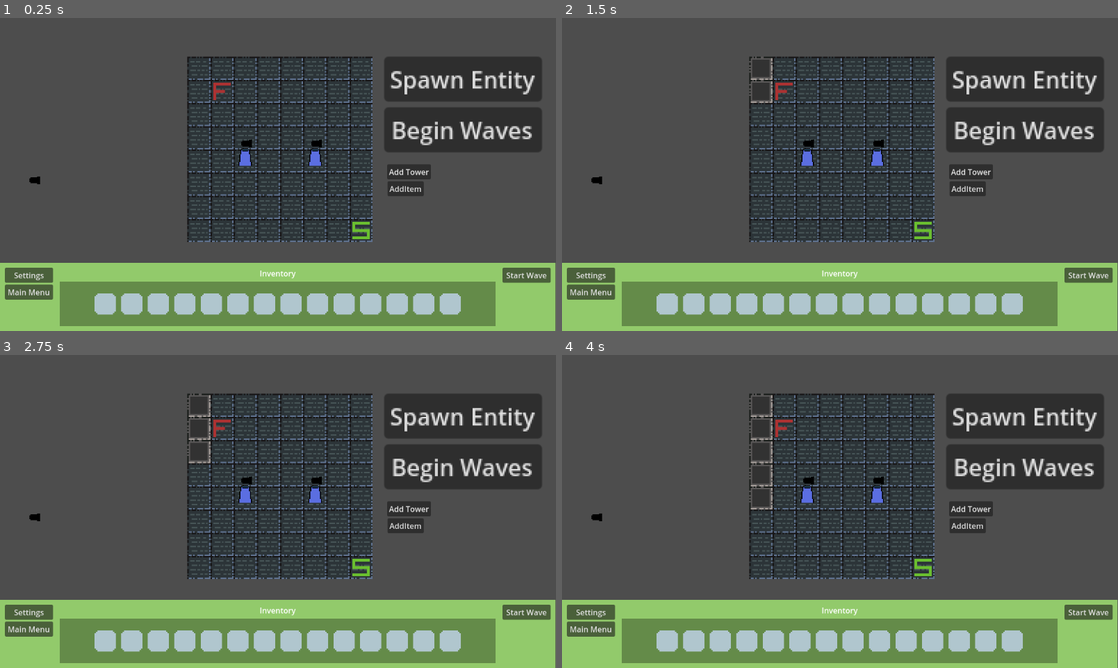
Above: before the commit, frames 1-4 (two rows, left to right).
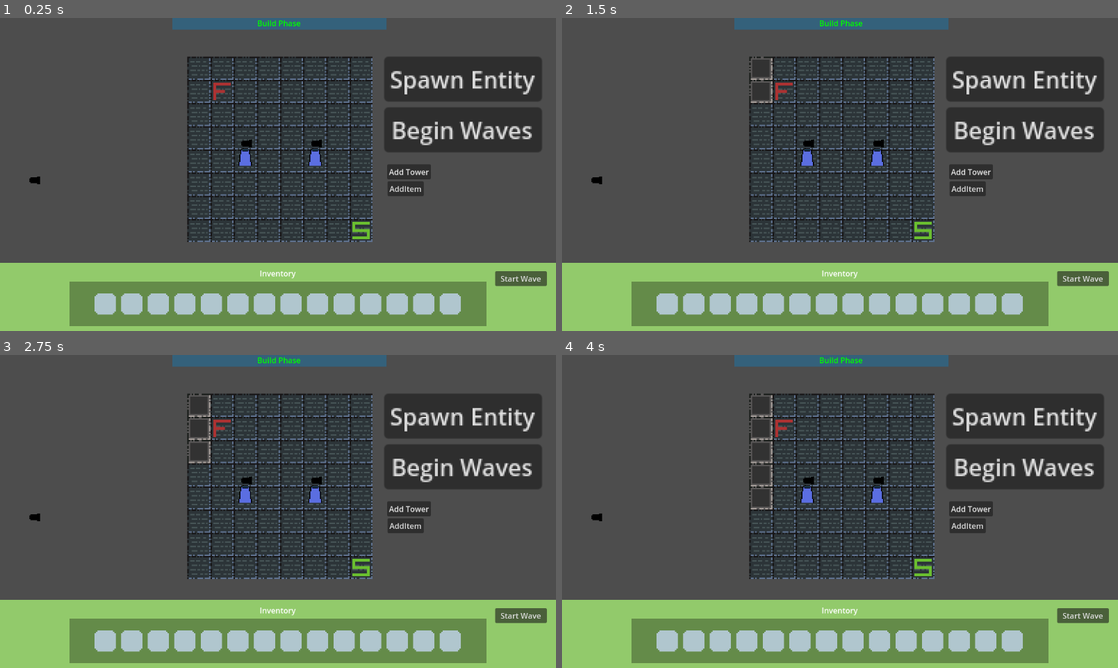
Above: after the commit, the same moments.

Repository: Shmupo/BrackeysGJ-TdGame
Game: Godot game, scene res://Scenes/TestScene.tscn
Two runs of this game, one before a commit and one after it. Both use one fixed random seed, a clock stepped at 60 frames per second and the inputs below.
Inputs (mouse positions are in pixels of both pictures, inside the frame that each line leads up to):
- Up to frame 1 (0.25 s): no input
- Up to frame 2 (1.5 s): click (762, 68) at 0.52 s; click (762, 89) at 1.27 s
- Up to frame 3 (2.75 s): click (200, 452) at 2.02 s
- Up to frame 4 (4 s): click (762, 473) at 2.77 s; click (762, 498) at 3.52 s

The runs differ from the first frame. In frame 1, 3.2% of the frame differs, in the area x 0-100%, y 0-100%; in frame 2, 3.2%; in frame 3, 3.2%; in frame 4, 3.2%.

Commit message:
Adding functionality configuration for phases
Towers and paths cannot be moved or placed during defend phase.

Diff:
--- /dev/null
+++ b/Scenes/Components/FlashFloatingMessage.tscn
@@ -0,0 +1,16 @@
+[gd_scene load_steps=2 format=3 uid="uid://b8deo1xty2e7y"]
+
+[ext_resource type="Script" path="res://Scripts/UIMenus/FlashFloatingMessage.gd" id="1_yvwee"]
+
+[node name="FlashMessage" type="RichTextLabel"]
+offset_right = 150.0
+offset_bottom = 29.0
+bbcode_enabled = true
+text = "[center]Message"
+fit_content = true
+script = ExtResource("1_yvwee")
+
+[node name="Timer" type="Timer" parent="."]
+wait_time = 2.0
+one_shot = true
+autostart = true
--- a/Scenes/Components/ModsInventoryMenu.tscn
+++ b/Scenes/Components/ModsInventoryMenu.tscn
@@ -26,16 +26,8 @@
 layout_mode = 2
 
 [node name="LeftVBoxContainer" type="VBoxContainer" parent="MarginContainer/ModsInventoryMenu"]
-custom_minimum_size = Vector2(100, 0)
-layout_mode = 2
-
-[node name="SettingsButton" type="Button" parent="MarginContainer/ModsInventoryMenu/LeftVBoxContainer"]
-layout_mode = 2
-text = "Settings"
-
-[node name="MainMenuButton" type="Button" parent="MarginContainer/ModsInventoryMenu/LeftVBoxContainer"]
-layout_mode = 2
-text = "Main Menu"
+custom_minimum_size = Vector2(120, 0)
+layout_mode = 2
 
 [node name="MidVBoxContainer" type="VBoxContainer" parent="MarginContainer/ModsInventoryMenu"]
 layout_mode = 2
@@ -209,9 +201,5 @@
 position = Vector2(25, 25)
 
 [node name="RightVBoxContainer" type="VBoxContainer" parent="MarginContainer/ModsInventoryMenu"]
-custom_minimum_size = Vector2(100, 0)
-layout_mode = 2
-
-[node name="StartWaveButton" type="Button" parent="MarginContainer/ModsInventoryMenu/RightVBoxContainer"]
-layout_mode = 2
-text = "Start Wave"
+custom_minimum_size = Vector2(120, 0)
+layout_mode = 2
--- /dev/null
+++ b/Scenes/Components/PhaseBarUI.tscn
@@ -0,0 +1,34 @@
+[gd_scene load_steps=2 format=3 uid="uid://cdjrx5xcw1h82"]
+
+[ext_resource type="Script" path="res://Scripts/UIMenus/PhaseBar.gd" id="1_ac7ys"]
+
+[node name="PhaseBar" type="Node2D"]
+position = Vector2(-218, -26)
+script = ExtResource("1_ac7ys")
+
+[node name="BGColorRect" type="ColorRect" parent="."]
+offset_right = 444.0
+offset_bottom = 49.0
+color = Color(0.148698, 0.428647, 0.589431, 0.627451)
+
+[node name="CenterContainer" type="MarginContainer" parent="."]
+offset_right = 444.0
+offset_bottom = 49.0
+theme_override_constants/margin_left = 5
+theme_override_constants/margin_top = 5
+theme_override_constants/margin_right = 5
+
+[node name="VBoxContainer" type="VBoxContainer" parent="CenterContainer"]
+layout_mode = 2
+
+[node name="ProgressBar" type="ProgressBar" parent="CenterContainer/VBoxContainer"]
+custom_minimum_size = Vector2(0, 15)
+layout_mode = 2
+show_percentage = false
+
+[node name="RichTextLabel" type="RichTextLabel" parent="CenterContainer/VBoxContainer"]
+custom_minimum_size = Vector2(0, 25)
+layout_mode = 2
+size_flags_vertical = 3
+bbcode_enabled = true
+text = "[center][color=green]Build Phase"
--- a/Scenes/TestScene.tscn
+++ b/Scenes/TestScene.tscn
@@ -13,6 +13,8 @@
 [ext_resource type="PackedScene" uid="uid://baej7fheqkfj2" path="res://Scenes/Components/Waves/standard_wave.tscn" id="9_yhh74"]
 [ext_resource type="Script" path="res://Scripts/TowerSpawner.gd" id="12_qrfwb"]
 [ext_resource type="Script" path="res://Scripts/ItemSpawner.gd" id="13_a0fh0"]
+[ext_resource type="PackedScene" uid="uid://cdjrx5xcw1h82" path="res://Scenes/Components/PhaseBarUI.tscn" id="14_v56gd"]
+[ext_resource type="Script" path="res://Scripts/UIMenus/StartWaveButton.gd" id="15_p0fe1"]
 
 [sub_resource type="TileSetAtlasSource" id="TileSetAtlasSource_73egr"]
 texture = ExtResource("2_e1nrq")
@@ -80,6 +82,7 @@
 scale = Vector2(0.999999, 0.999999)
 
 [node name="ModsInventoryMenu" parent="." instance=ExtResource("6_qdaid")]
+offset_right = 1152.0
 
 [node name="TestModItem2" parent="ModsInventoryMenu" instance=ExtResource("7_ydf57")]
 position = Vector2(69, -171)
@@ -88,6 +91,7 @@
 visible = false
 
 [node name="WaveManager" parent="." instance=ExtResource("8_sb82m")]
+unique_name_in_owner = true
 
 [node name="WaveSet" type="Node" parent="WaveManager"]
 
@@ -115,6 +119,17 @@
 offset_bottom = 369.0
 text = "AddItem"
 
+[node name="PhaseBar" parent="." instance=ExtResource("14_v56gd")]
+position = Vector2(357, -25)
+
+[node name="StartWaveButton" type="Button" parent="."]
+offset_left = 1026.0
+offset_top = 524.0
+offset_right = 1133.0
+offset_bottom = 555.0
+text = "Start Wave"
+script = ExtResource("15_p0fe1")
+
 [connection signal="pressed" from="UserInteractableTileMapLayer/VBoxContainer/StartWaveButton" to="WaveManager" method="begin_waves"]
 [connection signal="button_up" from="AddTowerButton" to="TowerSpawner" method="_on_add_tower_button_button_up"]
 [connection signal="button_up" from="AddItemButton" to="ItemSpawner" method="_on_add_item_button_button_up"]
--- a/Scripts/ModMenus/TowerMenu.gd
+++ b/Scripts/ModMenus/TowerMenu.gd
@@ -105,10 +105,12 @@
 		tower.towerDragComponent.setDrag()
 		closeMenu()
 
-# allows user to store the tower?
-func onStorePressed() -> void:
-	pass
-
 # remove the selected tower
 func clear() -> void:
 	tower = null
+
+func disableMove() -> void:
+	moveButton.disabled = true
+
+func enableMove() -> void:
+	moveButton.disabled = false
--- a/Scripts/TileMap/InputComponent.gd
+++ b/Scripts/TileMap/InputComponent.gd
@@ -23,6 +23,10 @@
 var sizeX: int
 var sizeY: int
 
+# controls whether pressing tiles will emit a signal
+var allowInput: bool = true
+
+
 func _ready() -> void:
 	tileMapLayer = get_parent()
 
@@ -33,6 +37,7 @@
 	sizeY = newGridSizeY
 
 	generateTilemapButtons()
+
 
 # generates the tile buttons for tile selection
 func generateTilemapButtons() -> void:
@@ -65,6 +70,7 @@
 		# adding to coord : button dictionary
 		tileButtonsDict[cellCoords[coordIdx]] = newButton
 
+
 # generate a TileMapButton instance with the correct tile size
 func createButton() -> TileMapButton:
 	var newButton: TileMapButton = TileMapButton.new()
@@ -75,7 +81,17 @@
 
 	return newButton
 
+
 func onTileClicked(gridCoord: Vector2i):
-	userClickTile.emit(gridCoord)
-	# DEBUG - print coordinate that was clicked
-	#print(gridCoord)
+	if allowInput:
+		userClickTile.emit(gridCoord)
+		# DEBUG - print coordinate that was clicked
+		#print(gridCoord)
+
+
+func disableInput() -> void:
+	allowInput = false
+
+
+func enableInput() -> void:
+	allowInput = true
--- /dev/null
+++ b/Scripts/UIMenus/FlashFloatingMessage.gd
@@ -0,0 +1,15 @@
+extends RichTextLabel
+
+@onready var timer: Timer = $Timer
+
+func _ready() -> void:
+	timer.timeout.connect(onTimeout)
+
+func onTimeout() -> void:
+	queue_free() # self-delete
+
+func setup(message: String) -> void:
+	text = "[center][color=red]" + message
+
+func _process(delta: float) -> void:
+	position.y -= 10 * delta
--- /dev/null
+++ b/Scripts/UIMenus/PhaseBar.gd
@@ -0,0 +1,49 @@
+class_name PhaseBar
+extends Node2D
+
+
+## Phasebar is used to indicate the current game phase, but also disable and enable certain features
+##
+## During build phase:
+## Cannot move towers
+## Start wave button is disabled
+## Path placement is disabled
+##
+## Defend phase is opposite of build phase
+
+var hideYShift: int = 24
+var buildPhase: bool = true : set = setPhase
+@onready var label: RichTextLabel = $CenterContainer/VBoxContainer/RichTextLabel
+@onready var towerMenu: TowerMenu = $"../TowerMenu"
+@onready var userInteractableTileMapLayer: UserInteractableTilemapLayer = $"../UserInteractableTileMapLayer"
+
+func setBuildPhase() -> void:
+	position.y -= hideYShift
+	label.text = "[center][color=green]Build Phase"
+	configureBuildPhase()
+
+
+func setDefendPhase() -> void:
+	position.y += hideYShift
+	label.text = "[center][color=red]Defend Phase"
+	configureDefendPhase()
+
+
+func configureDefendPhase() -> void:
+	towerMenu.disableMove() # disables the move button for towers
+	userInteractableTileMapLayer.inputComponent.disableInput() # user cannot place tiles
+
+
+func configureBuildPhase() -> void:
+	towerMenu.enableMove() # enables move button for towers
+	userInteractableTileMapLayer.inputComponent.enableInput() # user can place tiles
+
+func setPhase(value: bool) -> void:
+	buildPhase = value
+	if buildPhase:
+		setBuildPhase()
+	else:
+		setDefendPhase()
+
+func _on_togle_phase_button_button_up() -> void:
+	buildPhase = !buildPhase
--- /dev/null
+++ b/Scripts/UIMenus/StartWaveButton.gd
@@ -0,0 +1,37 @@
+extends Button
+
+@onready var waveManager: WaveManager = %WaveManager
+@onready var phaseBar: PhaseBar = $"../PhaseBar"
+# for checking if path is valid
+var pathingComponent: PathingComponent
+
+
+func _ready() -> void:
+	button_up.connect(onPressStart)
+	waveManager._on_wave_end.connect(onWaveEnd)
+
+	pathingComponent = get_tree().get_first_node_in_group("UserInteractableTileMapLayer").pathingComponent
+
+
+func onPressStart() -> void:
+	if isPathValid():
+		phaseBar.setDefendPhase()
+		waveManager.startNextWave()
+		disabled = true
+	else:
+		var floatingMessage: RichTextLabel = load("res://Scenes/Components/FlashFloatingMessage.tscn").instantiate()
+		add_child(floatingMessage)
+		floatingMessage.position.y -= 50
+		floatingMessage.position.x -= 50
+		floatingMessage.setup("Create a valid path first")
+
+
+func onWaveEnd() -> void:
+	await get_tree().create_timer(5).timeout # wait a bit for entities to finish travelling down the path
+	disabled = false
+	phaseBar.setBuildPhase()
+
+
+# assume a non-empty path is valid
+func isPathValid() -> bool:
+	return !pathingComponent.getPath().is_empty()
--- a/Scripts/Waves/wave_manager.gd
+++ b/Scripts/Waves/wave_manager.gd
@@ -1,3 +1,4 @@
+class_name WaveManager
 extends Node2D
 
 signal _on_wave_start
@@ -22,6 +23,23 @@
 func _process(delta: float) -> void:
 	pass
 
+
+func startNextWave() -> void:
+	wave_timer.stop()
+
+	if wave_set.get_child_count() < 1:
+		end_waves()
+		return
+
+	var next_wave = wave_set.get_child(0)
+
+	next_wave.reparent(active_waves)
+	next_wave.connect("_on_wave_end", waveEnd)
+	next_wave.start_wave()
+	_on_wave_start.emit()
+
+func waveEnd() -> void:
+	_on_wave_end.emit()
 
 func begin_waves() -> void:
 	print("start_waves")
Not shown: 1 places in Scenes/TestScene.tscn that only renumber resources
